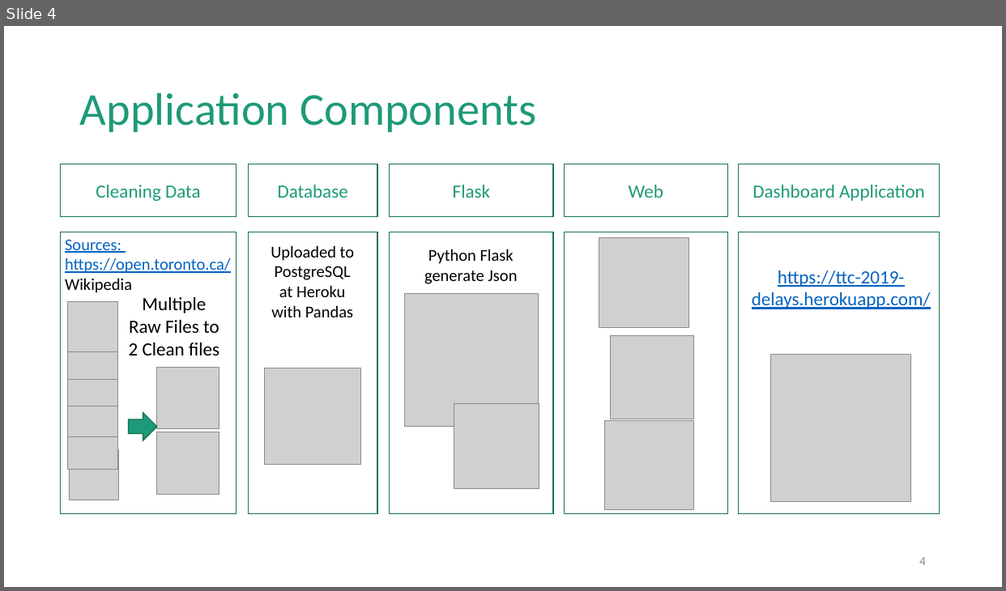
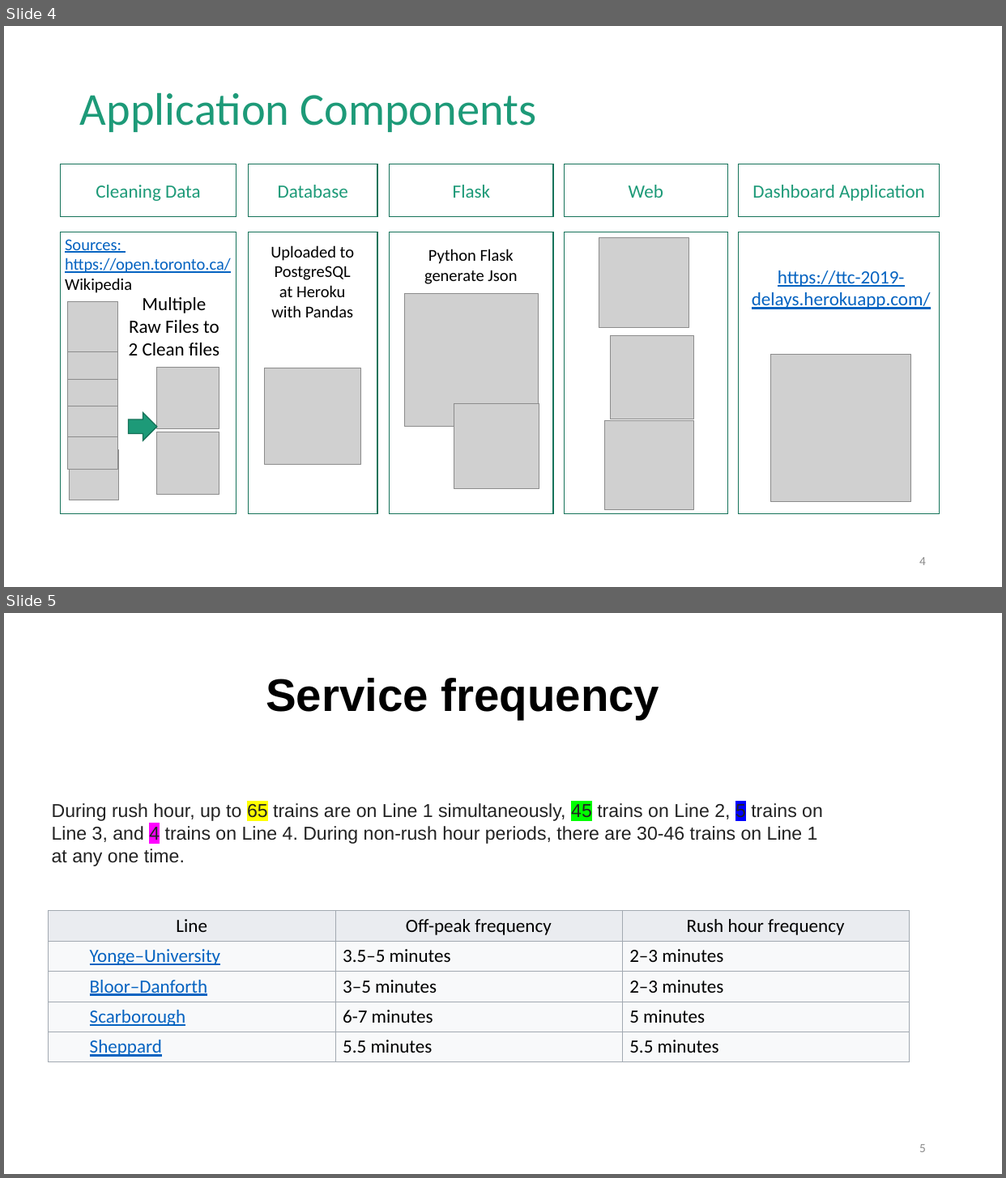
Before and after one commit to nfiskandar/TTC_Subway_Delay_Dashboard, a slide deck: Presentation - Draft.pptx. Shown one above the other, each under a label of ours: slide 4 before the commit, slides 4 and 5 after it. The pictures are 1006x591 and 1006x1178 pixels, drawn with LibreOffice and Linux fonts; fonts in the diff are those of the drawing; grey boxes stand for pictures; background and template pictures are left out. Boxes give left, top, right and bottom in pixels: in the first picture for what was removed or moved away, otherwise in the second. Text is boxed around its words. In the diff, an @@ line names an element or a change of style, - is before the commit and + after.

```diff
--- a/Presentation - Draft.pptx
+++ b/Presentation - Draft.pptx
@@ slide 5 added at bbox=[4, 613, 1002, 1174], background #FFFFFF @@
@@ text added at bbox=[266, 678, 660, 719], 44 pt, text #000000, bold @@
+Service frequency
@@ text added at bbox=[52, 803, 823, 867], 18 pt, text #222222 @@
+During rush hour, up to 65 trains are on Line 1 simultaneously, 45 trains on Line 2, 5 trains on Line 3, and 4 trains on Line 4. During non-rush hour periods, there are 30-46 trains on Line 1 at any one time.
@@ table added at bbox=[49, 911, 908, 1061], 5 rows, 3 columns @@
+Line | Off-peak frequency | Rush hour frequency
+Yonge–University | 3.5–5 minutes | 2–3 minutes
+Bloor–Danforth | 3–5 minutes | 2–3 minutes
+Scarborough | 6-7 minutes | 5 minutes
+Sheppard | 5.5 minutes | 5.5 minutes
@@ page number added at bbox=[919, 1144, 926, 1152], 12 pt, text #8C8C8C @@
+5
```
Also in this commit, not shown: 1 slide changed.
